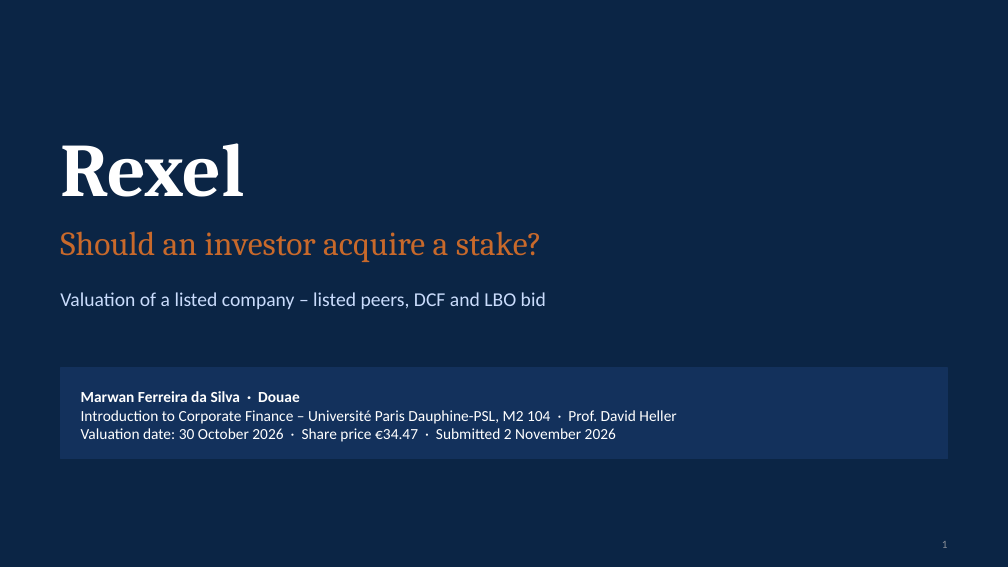
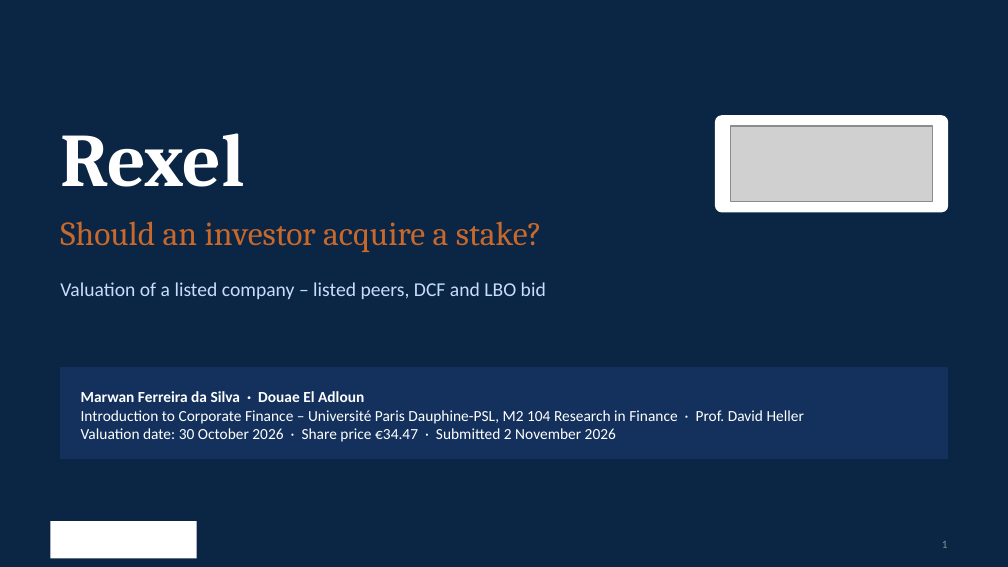
Before and after one commit to marwanferreira/rexel-valuation, a slide deck: slide 1 of Rexel valuation - deck.pptx. Drawn at 1008x567 pixels with LibreOffice and Linux fonts; fonts in the diff are those of the drawing; grey boxes stand for pictures; background and template pictures are left out. Boxes give left, top, right and bottom in pixels: in the first picture for what was removed or moved away, otherwise in the second. Text is boxed around its words. In the diff, an @@ line names an element or a change of style, - is before the commit and + after.

```diff
--- a/Rexel valuation - deck.pptx
+++ b/Rexel valuation - deck.pptx
@@ text "Rexel": place and size @@
-text "Rexel" at [60,143,244,197]
+text "Rexel" at [60,133,244,187]
@@ rounded rectangle added at [716,116,948,212], fill #FFFFFF, outline #FFFFFF 1 pt @@
@@ picture added at [731,126,932,202] @@
@@ text "Should an investor acquire a ...": place and size @@
-text "Should an investor acquire a ..." at [60,231,542,262]
+text "Should an investor acquire a ..." at [60,221,542,252]
@@ text "Valuation of a listed company ...": place and size @@
-text "Valuation of a listed company ..." at [60,292,546,309]
+text "Valuation of a listed company ..." at [60,282,546,299]
@@ text at [81,391,804,424]: text changed @@
-Marwan Ferreira da Silva · Douae
-Introduction to Corporate Finance – Université Paris Dauphine-PSL, M2 104 · Prof. David Heller
+Marwan Ferreira da Silva · Douae El Adloun
+Introduction to Corporate Finance – Université Paris Dauphine-PSL, M2 104 Research in Finance · Prof. David Heller
@@ rectangle added at [50,521,197,558], fill #FFFFFF @@
```
Also in this commit, not shown: 14 other slides changed, 13 other files.
